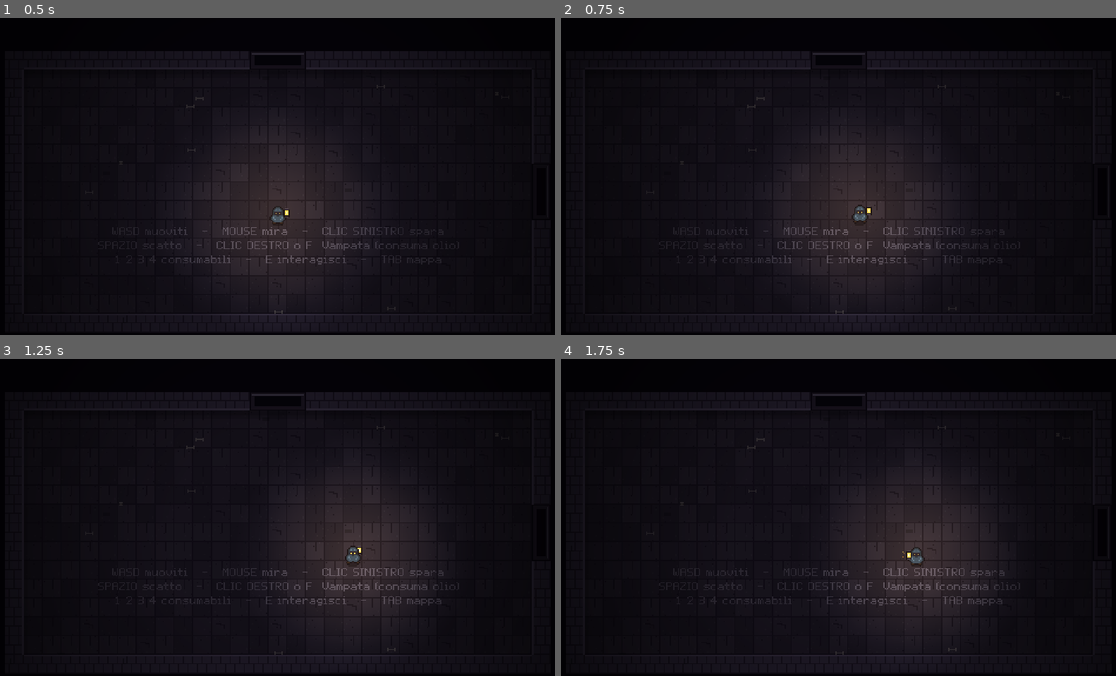
Above: before the commit, frames 1-4 (two rows, left to right).
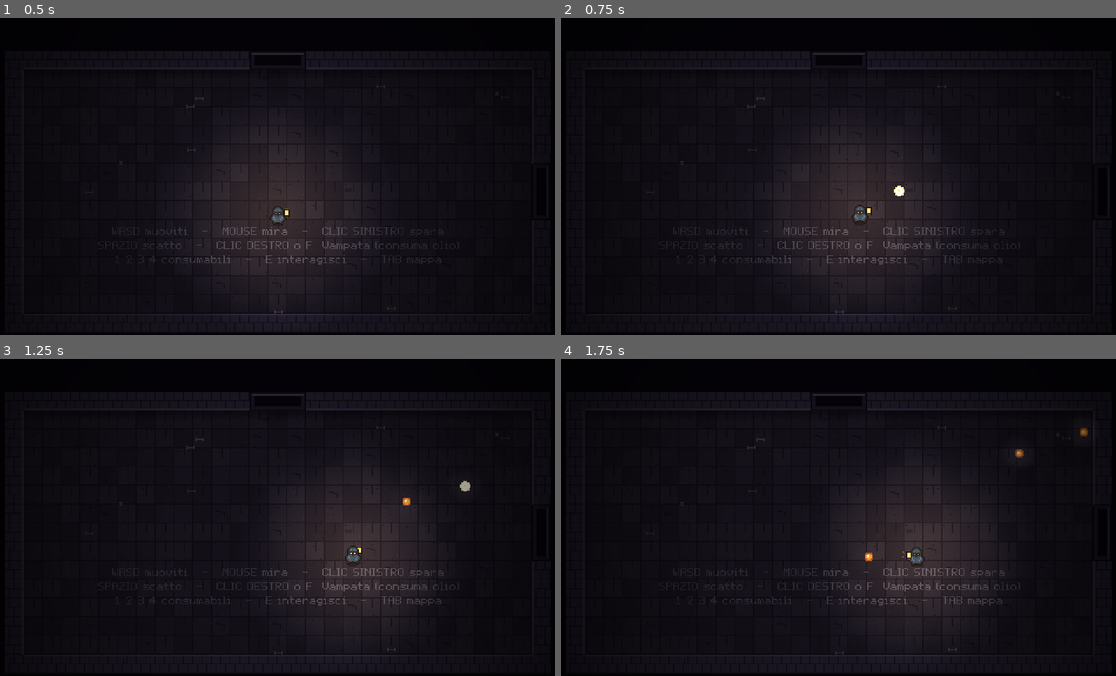
Above: after the commit, the same moments.

Repository: kalashnikxvxiii/last-lantern
Game: Godot game, scene res://ui/screens/boot.tscn
Same seed, same stepped clock (60 frames per second), same inputs: the game is played once before the commit and once after it.
Inputs (mouse positions are in pixels of both pictures, inside the frame that each line leads up to):
- Up to frame 1 (0.5 s): no input
- Up to frame 2 (0.75 s): tap Enter (confirm) at 0.5 s; move the mouse to (960, 160) at 0.52 s; press the mouse at (960, 160) at 0.53 s; hold D (move_right) from 0.53 s (still down)
- Up to frame 3 (1.25 s): keep holding D (move_right)
- Up to frame 4 (1.75 s): release D (move_right) at 1.25 s; release the mouse at (960, 501) at 1.25 s; drag from (727, 533) to (810, 580) at 1.27 s

Frame 1 is identical in both runs. In frame 2, less than 0.1% of the frame differs, in the area x 59-62%, y 52-57%; in frame 3, less than 0.1%; in frame 4, 0.1%, in the area x 54-95%, y 21-64%.

Commit message:
Flusso della stanza: ondate, stanza ripulita, ricompense; prova simulata
Co-Authored-By: Claude Opus 5.5 <noreply@anthropic.com>

Diff:
--- a/godot/actors/player.gd
+++ b/godot/actors/player.gd
@@ -310,7 +310,7 @@
 		var a: float = aim_ + (-spread / 2 + spread * i / (n - 1) if n > 1 else 0.0) + U.rnd(-0.035, 0.035)
 		var crit: bool = U.random() < s.crit
 		Run.bullets.append({"x": lx, "y": ly, "vx": cos(a) * s.shotSpeed, "vy": sin(a) * s.shotSpeed, "r": s.shotSize,
-			"dmg": dmg * (s.critMult if crit else 1.0), "crit": crit, "life": s["range"] / s.shotSpeed, "pierce": s.pierce,
+			"dmg": dmg * (s.critMult if crit else 1.0), "crit": crit, "life": float(s["range"]) / s.shotSpeed, "pierce": s.pierce,
 			"bounce": s.bounce, "hit": {}, "kind": "ember", "t": 0.0})
 	if is_comet:
 		Run.bullets.append({"x": lx, "y": ly, "vx": cos(aim_) * s.shotSpeed * 1.15, "vy": sin(aim_) * s.shotSpeed * 1.15, "r": s.shotSize + 2,
--- a/godot/tests/test_player_combat.gd
+++ b/godot/tests/test_player_combat.gd
@@ -111,3 +111,13 @@
 	check(Run.ebullets[0].get("dead", false))
 	eq(Run.bullets.size(), 1)
 	check(Run.bullets[0].vx > 0, "rimandato indietro")
+
+func test_gittata_in_virgola_mobile() -> void:
+	# range e shotSpeed sono interi nelle statistiche base: la durata non deve diventare 0
+	p.fire_volley(0.0)
+	near(Run.bullets[0].life, 200.0 / 230.0)
+	p.stats.comet = 1
+	for i in 5:
+		p.fire_volley(0.0)
+	var c: Dictionary = Run.bullets.filter(func(b): return b.kind == "comet")[0]
+	near(c.life, 200.0 * 1.4 / 230.0)
--- /dev/null
+++ b/godot/tests/test_room_flow.gd
@@ -0,0 +1,25 @@
+extends TestCase
+# Ondate, stanza ripulita, porte che si aprono, ricompense.
+
+func after() -> void:
+	Run.reset()
+
+func test_ondata_compare_e_la_stanza_si_ripulisce() -> void:
+	TH.new_run(41)
+	var room := TH.enter("normal")
+	check(room.combat)
+	for i in 70:
+		Run.player.inv = 99.0
+		Flow.update_game(Consts.DT)
+	check(not Run.enemies.is_empty(), "prima ondata comparsa")
+	room.waveIdx = room.waves.size()   # niente altre ondate
+	for i in 180:
+		Run.player.inv = 99.0
+		for e in Run.enemies.duplicate():
+			Combat.kill_enemy(e)
+		Run.prune_enemies()
+		Flow.update_game(Consts.DT)
+	check(room.cleared and not room.combat)
+	eq(Run.rooms_cleared, 1)
+	var d: String = room.doors.keys()[0]
+	check(RoomU.door_open(room, d) or RoomU.door_locked(room, d))
--- /dev/null
+++ b/godot/tests/test_smoke.gd
@@ -0,0 +1,47 @@
+extends TestCase
+# Prove di gioco simulate: si spara al nemico più vicino finché la stanza è ripulita.
+
+func after() -> void:
+	Controls.sim.clear()
+	Run.reset()
+
+static func nearest() -> Variant:
+	var best: Variant = null
+	var bd := INF
+	for e in Run.enemies:
+		if e.dead or e.spawning:
+			continue
+		var d := U.dist(e.x, e.y, Run.player.x, Run.player.y)
+		if d < bd:
+			bd = d
+			best = e
+	return best
+
+static func fight(max_ticks: int, done: Callable) -> bool:
+	for i in max_ticks:
+		Run.player.inv = 99.0
+		var e: Variant = nearest()
+		Controls.sim = {"device": "mouse", "fire": e != null}
+		if e != null:
+			Controls.sim.mouse = Vector2(e.x, e.y)
+		Flow.update_common(Consts.DT)
+		if Run.trans != null:
+			Flow.update_trans(Consts.DT)
+		else:
+			Flow.update_game(Consts.DT)
+		Controls.end_tick()
+		if done.call():
+			return true
+	return false
+
+func test_stanza_di_combattimento_ripulita() -> void:
+	TH.new_run(17)
+	var room := TH.room_of("normal")
+	RoomBuilder.build_room(room, Run.floor)
+	for ty in range(1, Consts.RH - 1):
+		for tx in range(1, Consts.RW - 1):
+			if room.grid[ty][tx] != Consts.T.FLOOR:
+				room.grid[ty][tx] = Consts.T.FLOOR
+	Flow.enter_room(room, null)
+	check(fight(5400, func(): return room.cleared), "stanza ripulita entro 90 s simulati")
+	check(Run.kills > 0)
--- a/godot/world/flow.gd
+++ b/godot/world/flow.gd
@@ -183,6 +183,7 @@
 	Bullets.update_enemy(dt)
 	Effects.update(dt)
 	Pickups.update(dt)
+	update_room_flow(dt)
 	if not Run.player.dead:
 		check_doors(dt)
 	for o in Run.oil_fx:
@@ -206,3 +207,76 @@
 		Run.boss_intro.t += dt
 		if Run.boss_intro.t > 2.8:
 			Run.boss_intro = null
+
+static func update_room_flow(dt: float) -> void:
+	var room := Run.room
+	if not room.combat:
+		return
+	var pending := Run.fx.any(func(f): return f.type == "spawn")
+	if Run.enemies.is_empty() and not pending:
+		room.waveDelay -= dt
+		if room.waveDelay <= 0:
+			if room.waveIdx < room.waves.size():
+				spawn_wave(room, room.waves[room.waveIdx])
+				room.waveIdx += 1
+				room.waveDelay = 0.6
+			elif room.type != "boss":
+				room_cleared(room)
+
+static func spawn_wave(room: Dictionary, wave: Array) -> void:
+	var p := Run.player
+	if wave[0].type == "BOSS":
+		var c := RoomU.tile_center(14, 7)
+		var y := c.y + 30 if p.y < c.y else c.y - 30
+		Effects.add({"type": "spawn", "x": c.x, "y": y, "life": 1.0, "spec": {"type": "BOSS", "boss": wave[0].boss}})
+		return
+	var all: Array = RoomU.reach_tiles(room).filter(func(t): return room.grid[t.y][t.x] == Consts.T.FLOOR)
+	var tiles: Array = all.filter(func(t):
+		var c := RoomU.tile_center(t.x, t.y)
+		return U.dist(c.x, c.y, p.x, p.y) > 100)
+	if tiles.size() < wave.size():
+		tiles = all.filter(func(t):
+			var c := RoomU.tile_center(t.x, t.y)
+			return U.dist(c.x, c.y, p.x, p.y) > 50)
+	U.shuffle(tiles)
+	for i in wave.size():
+		var spec: Dictionary = wave[i]
+		var t: Vector2i = tiles[i % tiles.size()]
+		var c := RoomU.tile_center(t.x, t.y)
+		Effects.add({"type": "spawn", "x": c.x + U.rnd(-2, 2), "y": c.y + U.rnd(-2, 2), "life": 0.75 + i * 0.05, "spec": {"type": spec.type, "mod": spec.mod}})
+	Sfx.play("spawn")
+
+static func room_cleared(room: Dictionary) -> void:
+	room.cleared = true
+	room.combat = false
+	Run.rooms_cleared += 1
+	Sfx.play("door")
+	Music.set_intensity(0)
+	var c := RoomU.tile_center(14, 7)
+	var rx := c.x
+	var ry := c.y
+	if room.grid[7][14] != Consts.T.FLOOR:
+		rx = Run.player.x
+		ry = Run.player.y - 20
+	if room.type == "elite":
+		room.objects.append({"type": "chest", "gold": true, "free": true, "x": rx - 20, "y": ry})
+		var r: Array = RoomBuilder.random_relics(1)
+		if not r.is_empty():
+			room.objects.append({"type": "relic", "id": r[0], "x": rx + 20, "y": ry})
+		Run.toast("Sfida superata!", "#f6cf57")
+		return
+	if U.random() < 0.5:
+		var kind: String = U.weighted_pick([["coins", 30], ["heart", 18], ["oil", 18], ["cons", 14], ["key", 9], ["chest", 11]], func(k): return k[1])[0]
+		var pk: Array = room.pickups
+		match kind:
+			"coins":
+				var i := 0
+				while i < U.rndi(2, 4):
+					pk.append(Pickups.make("coin", rx, ry))
+					i += 1
+			"heart": pk.append(Pickups.make("heart", rx, ry))
+			"oil": pk.append(Pickups.make("oil", rx, ry, {"value": 30}))
+			"cons": pk.append(Pickups.make("cons", rx, ry, {"id": Pickups.random_cons()}))
+			"key": pk.append(Pickups.make("key", rx, ry))
+			_: room.objects.append({"type": "chest", "gold": U.random() < 0.3, "x": rx, "y": ry})
+		Particles.burst(rx, ry, 16, ["#f6cf57", "#fff2a8"], 60, 0.6)
Not shown, added: godot/tests/test_room_flow.gd.uid
Not shown, added: godot/tests/test_smoke.gd.uid
Not shown, added: godot/tests/test_zz_debug.gd.uid
